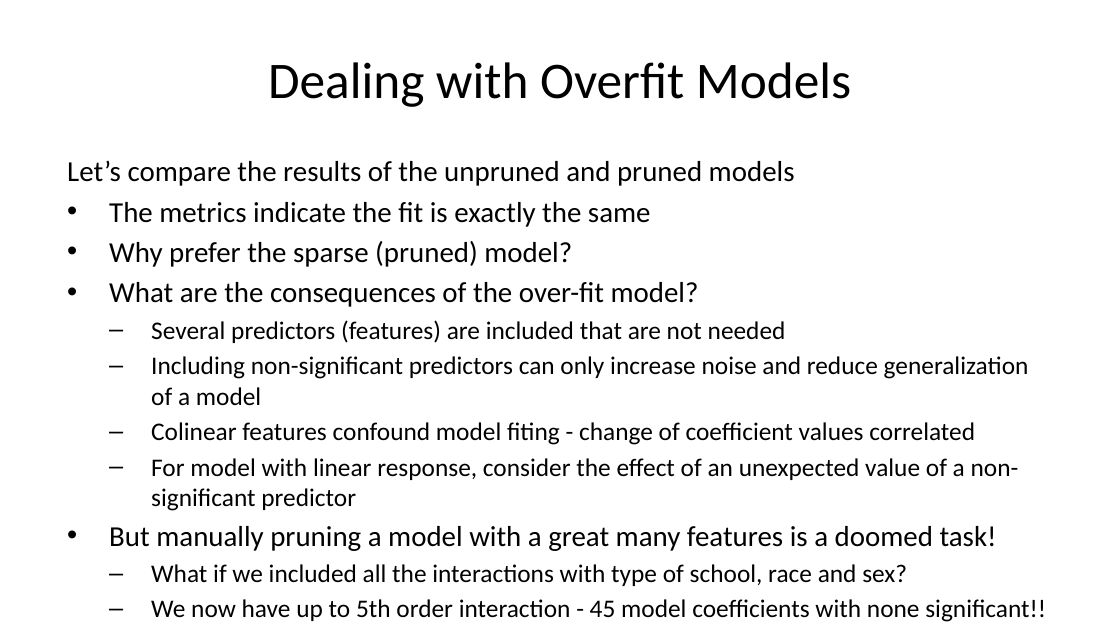
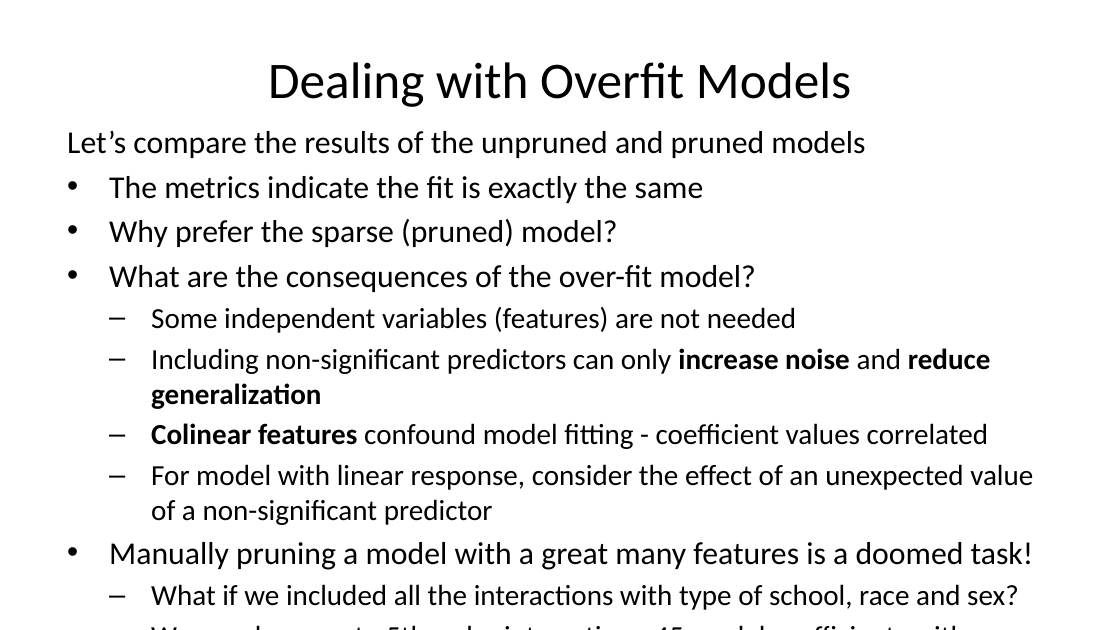
Before and after one commit to StephenElston/CSCI-E-83, a slide deck: slide 8 of LectureSlides/10_ModelsInHighDimensions.pptx. Drawn at 1120x630 pixels with LibreOffice and Linux fonts; fonts in the diff are those of the drawing. Boxes give left, top, right and bottom in pixels: in the first picture for what was removed or moved away, otherwise in the second. Text is boxed around its words. In the diff, an @@ line names an element or a change of style, - is before the commit and + after.

Commit message:
Edits and updates to slide deck

```diff
--- a/LectureSlides/10_ModelsInHighDimensions.pptx
+++ b/LectureSlides/10_ModelsInHighDimensions.pptx
@@ text "Let’s compare the results of ..." moved from (x1=67, y1=161, x2=1046, y2=622) to (x1=67, y1=130, x2=1034, y2=610) @@
@@ text at (x1=67, y1=130, x2=1033, y2=610): size 18.6 to 20.4 pt in "Let’s compare the results of the unpruned ...", "The metrics indicate the fit is exactly ...", "Why prefer the sparse (pruned) model?", "What are the consequences of the over-fit ..."; size 16.3 to 18.7 pt in "For model with linear response, consider the ...", "What if we included all the interactions ...", "We now have up to 5th order ..." @@
@@ text at (x1=151, y1=307, x2=991, y2=449): text changed; size 16.3 to 18.7 pt @@
-  – Several predictors (features) are included that are not needed
-  – Including non-significant predictors can only increase noise and reduce generalization of a model
-  – Colinear features confound model fiting - change of coefficient values correlated
+  – Some independent variables (features) are not needed
+  – Including non-significant predictors can only increase noise and reduce generalization
+  – Colinear features confound model fitting - coefficient values correlated
@@ text at (x1=109, y1=542, x2=1034, y2=570): text changed; size 18.6 to 20.4 pt @@
-• But manually pruning a model with a great many features is a doomed task!
+• Manually pruning a model with a great many features is a doomed task!
```
Also in this commit, not shown: 3 other slides changed.
